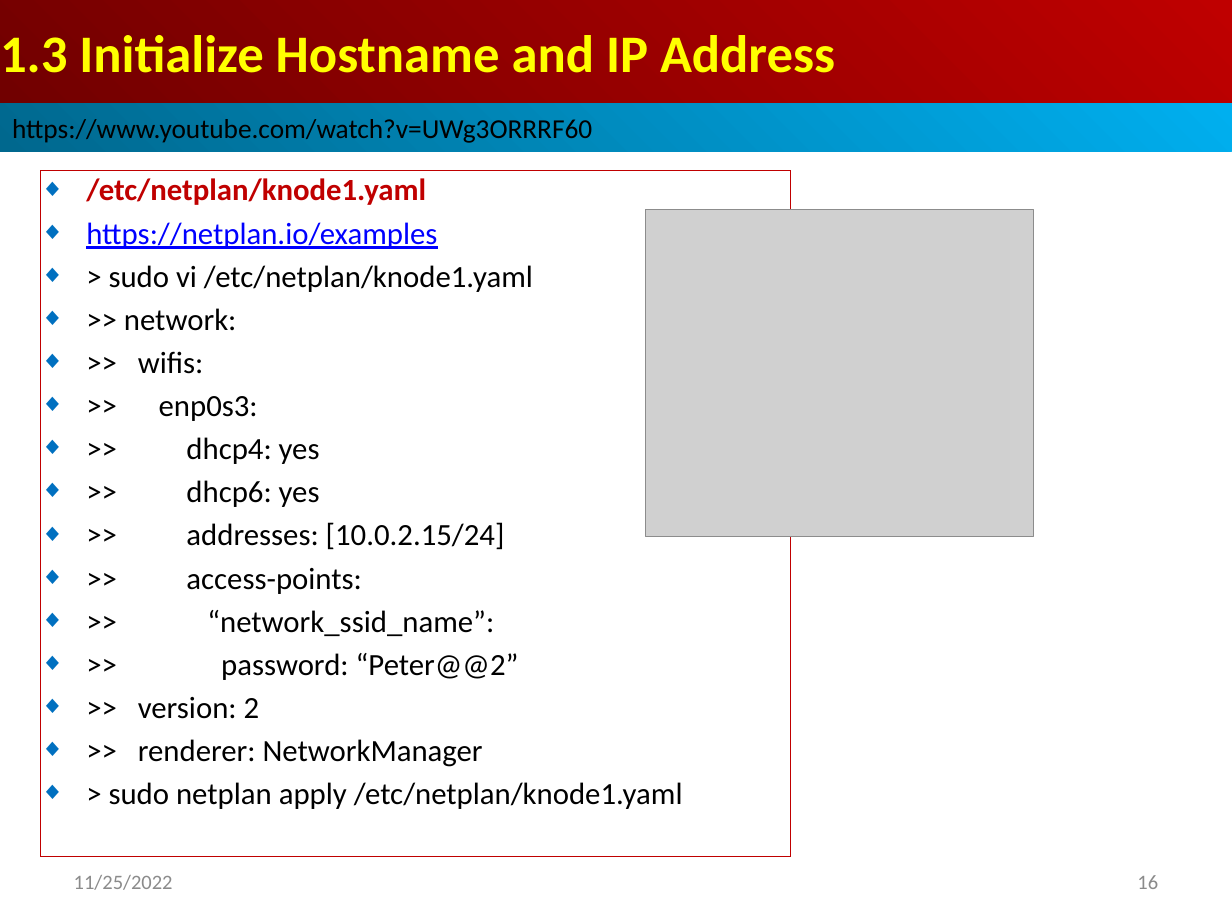
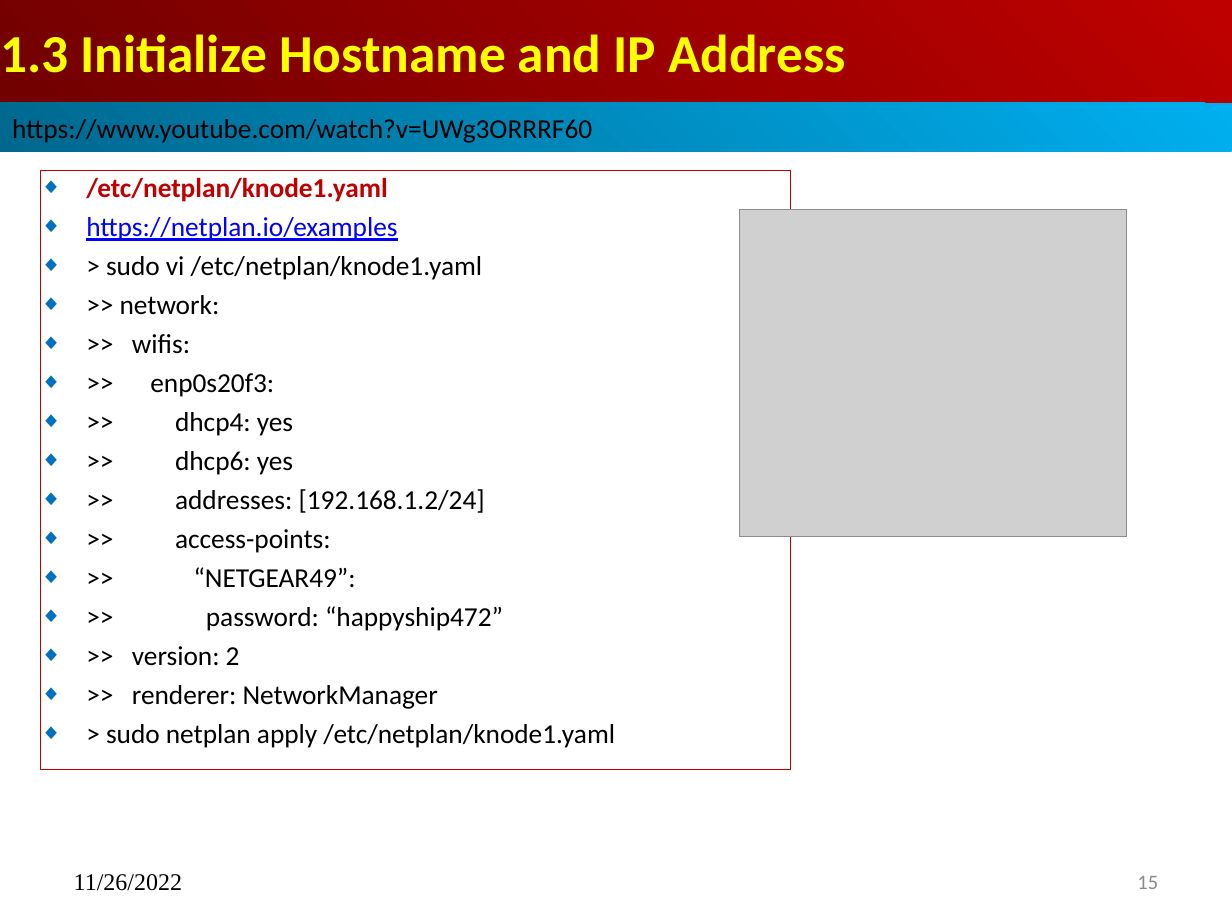
Before and after one commit to peterhchen/900_Kubernetes, a slide deck: slide 15 of 001_01_Install_MS_P02_Slave.pptx (slide 16 before the commit). Drawn at 1232x924 pixels with LibreOffice and Linux fonts; fonts in the diff are those of the drawing; grey boxes stand for pictures. Boxes give left, top, right and bottom in pixels: in the first picture for what was removed or moved away, otherwise in the second. Text is boxed around its words. In the diff, an @@ line names an element or a change of style, - is before the commit and + after.

```diff
--- a/001_01_Install_MS_P02_Slave.pptx
+++ b/001_01_Install_MS_P02_Slave.pptx
@@ title "1.3 Initialize Hostname and IP ..." at <box>0,0,1232,103</box>: size 30.8 to 31.2 pt @@
@@ subtitle "/etc/netplan/knode1.yaml": place and size @@
-subtitle "/etc/netplan/knode1.yaml" at <box>41,170,791,856</box>
+subtitle "/etc/netplan/knode1.yaml" at <box>41,170,791,770</box>
@@ subtitle at <box>86,177,615,748</box>: size 18 to 16 pt in "/etc/netplan/knode1.yaml", "https://netplan.io/examples", "> sudo vi /etc/netplan/knode1.yaml", ">> network:" and 7 more places @@
@@ picture: place and size @@
-picture at <box>646,209,1034,537</box>
+picture at <box>739,209,1126,537</box>
@@ subtitle at <box>150,373,274,397</box>: text changed; size 18 to 16 pt @@
-◆ >> enp0s3:
+◆ >> enp0s20f3:
@@ subtitle at <box>175,489,485,513</box>: text changed; size 18 to 16 pt @@
-◆ >> addresses: [10.0.2.15/24]
+◆ >> addresses: [192.168.1.2/24]
@@ subtitle at <box>194,567,503,631</box>: text changed; size 18 to 16 pt @@
-◆ >> “network_ssid_name”:
-◆ >> password: “Peter@@2”
+◆ >> “NETGEAR49”:
+◆ >> password: “happyship472”
@@ text at <box>74,874,182,891</box>: text changed; size 12 to 14 pt; font Calibri to Times New Roman; text colour #8B8B8B to #000000 @@
-11/25/2022
+11/26/2022
@@ page number at <box>1137,876,1158,889</box>: text changed @@
-16
+15
```
Also in this commit, not shown: 27 other slides changed, 3 slides removed, 1 other file.
